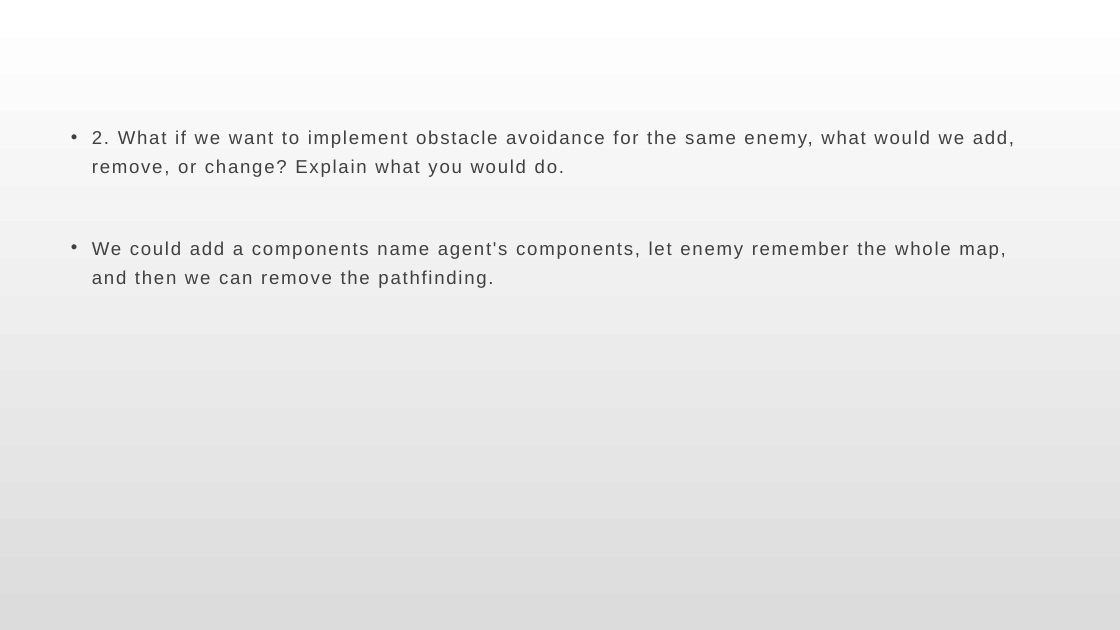
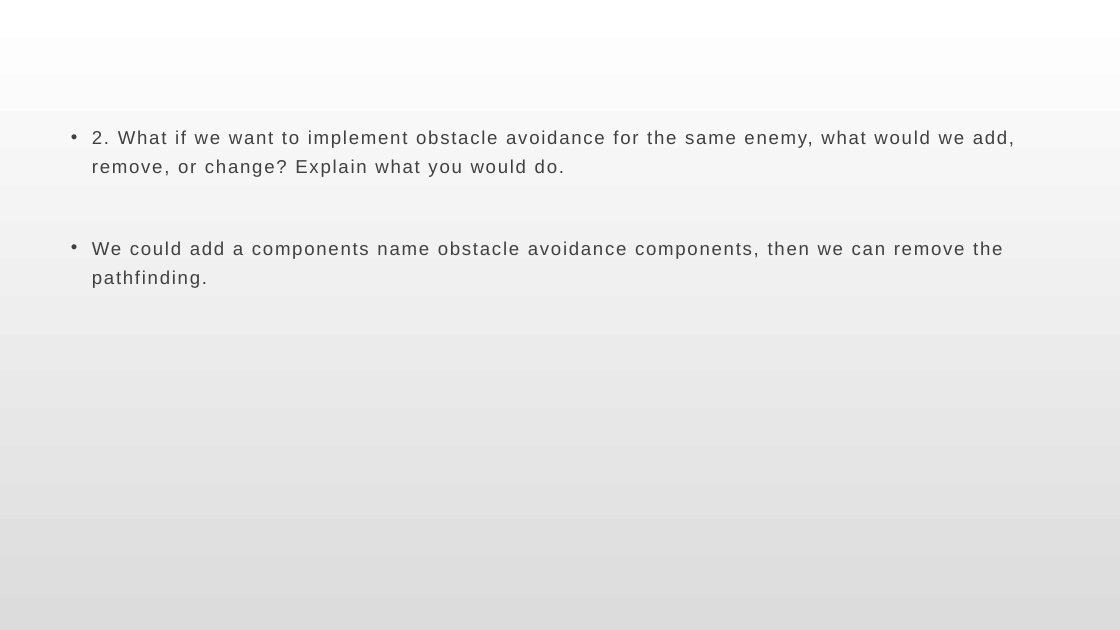
Before and after one commit to 354316936/Lag-Engine, a slide deck: slide 2 of Engine_Project/Docs/Lab3/Part1-part3.pptx. Drawn at 1120x630 pixels with LibreOffice and Linux fonts; fonts in the diff are those of the drawing. Boxes give left, top, right and bottom in pixels: in the first picture for what was removed or moved away, otherwise in the second. Text is boxed around its words. In the diff, an @@ line names an element or a change of style, - is before the commit and + after.

```diff
--- a/Engine_Project/Docs/Lab3/Part1-part3.pptx
+++ b/Engine_Project/Docs/Lab3/Part1-part3.pptx
@@ text at [92, 241, 1002, 288]: text changed @@
-• We could add a components name agent's components, let enemy remember the whole map, and then we can remove the pathfinding.
+• We could add a components name obstacle avoidance components, then we can remove the pathfinding.
```
Also in this commit, not shown: 1 other slide changed.
